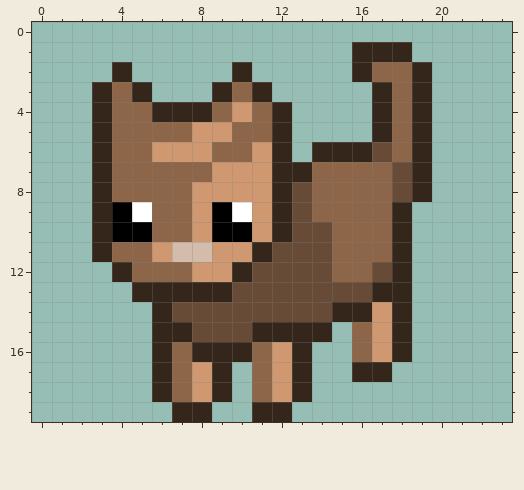
One commit to this pixel-art sprite: Assets/Art/Cat.png. That is the earlier state.
The file is 24x20 pixels.
After:
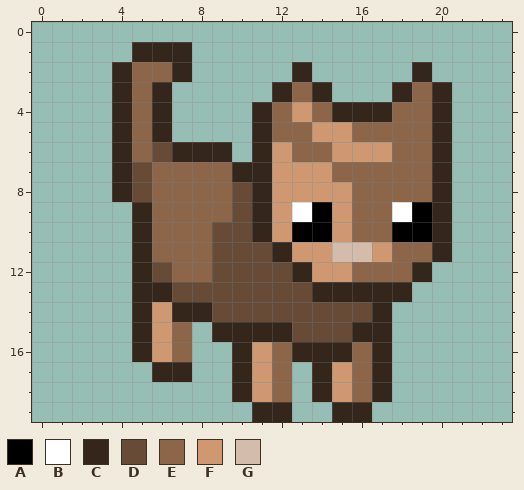
Palette (. is transparent): A #000000  B #ffffff  C #35261c  D #674b36  E #8d6649  F #cf9870  G #d3bcab
The commit says: Flip sprites when moving.
What changed:
@@ x 0..23 @@
  0 ........................
- 1 ................CCC.....
- 2 ....C.....C.....CEEC....
- 3 ...CEC...CEC.....CEC....
- 4 ...CEECCCEFEC....CEC....
- 5 ...CEEEEFFEEC....CEC....
- 6 ...CEEFFFEEFC.CCCDEC....
- 7 ...CEEEEEFFFCCEEEEDC....
- 8 ...CEEEEFFFFCDEEEEDC....
- 9 ...CABEEFABFCDEEEEC.....
-10 ...CAAEEFAAFCDDEEEC.....
-11 ...CEEFGGFFCDDDEEEC.....
-12 ....CEEEFFCDDDDEEDC.....
-13 .....CCCCCDDDDDDDCC.....
-14 ......CDDDDDDDDCCFC.....
-15 ......CCDDDCCCC.EFC.....
-16 ......CECCCEFC..EFC.....
-17 ......CEFC.EFC..CC......
-18 ......CEFC.EFC..........
-19 .......CC..CC...........
+ 1 .....CCC................
+ 2 ....CEEC.....C.....C....
+ 3 ....CEC.....CEC...CEC...
+ 4 ....CEC....CEFECCCEEC...
+ 5 ....CEC....CEEFFEEEEC...
+ 6 ....CEDCCC.CFEEFFFEEC...
+ 7 ....CDEEEECCFFFEEEEEC...
+ 8 ....CDEEEEDCFFFFEEEEC...
+ 9 .....CEEEEDCFBAFEEBAC...
+10 .....CEEEDDCFAAFEEAAC...
+11 .....CEEEDDDCFFGGFEEC...
+12 .....CDEEDDDDCFFEEEC....
+13 .....CCDDDDDDDCCCCC.....
+14 .....CFCCDDDDDDDDC......
+15 .....CFE.CCCCDDDCC......
+16 .....CFE..CFECCCEC......
+17 ......CC..CFE.CFEC......
+18 ..........CFE.CFEC......
+19 ...........CC..CC.......
